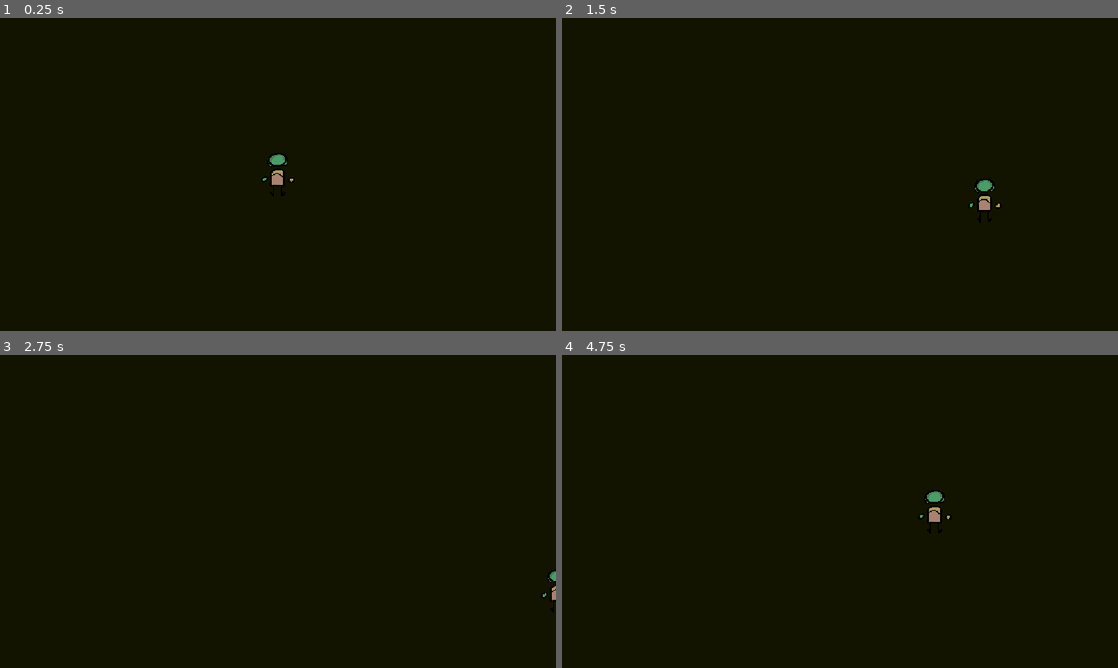
Above: before the commit, frames 1-4 (two rows, left to right).
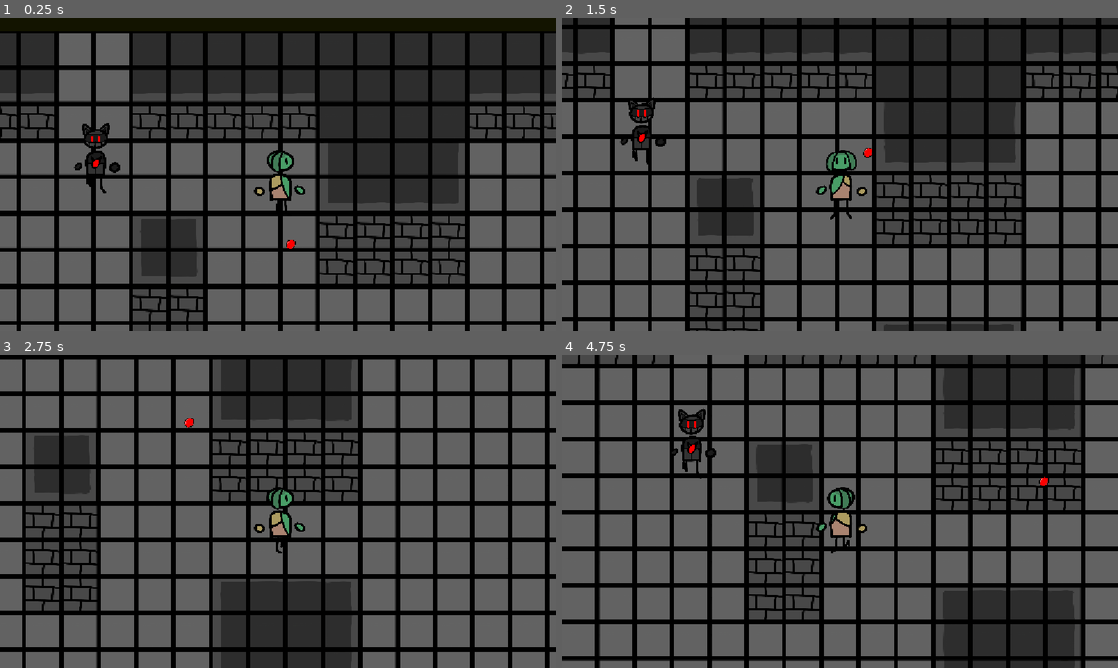
Above: after the commit, the same moments.

Repository: TheSoupIsHere/Game-Jam-Project
Game: Godot game, scene res://Scenes/testing.tscn
The game is run twice, just before and just after one commit, with the same random seed, the same clock (stepped at 60 frames per second) and the same inputs. Before the commit the project starts from res://Scenes/main.tscn.
Inputs (mouse positions are in pixels of both pictures, inside the frame that each line leads up to):
- Up to frame 1 (0.25 s): no input
- Up to frame 2 (1.5 s): move the mouse to (962, 158) at 0.52 s; hold D (ui_right) 0.53-1.28 s; hold Shift (Shift) 0.53-1.28 s; click (962, 158) at 0.67 s; move the mouse to (728, 190) at 1.27 s; hold S (ui_down) from 1.28 s (still down); tap Shift (Shift) at 1.35 s
- Up to frame 3 (2.75 s): move the mouse to (333, 442) at 2.02 s; release S (ui_down) at 2.03 s; hold D (ui_right) from 2.03 s (still down); hold Shift (Shift) from 2.03 s (still down)
- Up to frame 4 (4.75 s): move the mouse to (812, 574) at 2.77 s; release D (ui_right) at 2.78 s; release Shift (Shift) at 2.78 s; hold W (ui_up) 2.78-3.53 s; tap Shift (Shift) at 2.85, 4.35 s; click (812, 574) at 2.92 s; move the mouse to (1006, 558) at 3.52 s; hold Shift (Shift) 3.53-4.28 s; hold A (ui_left) from 3.53 s (still down); move the mouse to (673, 464) at 4.27 s

The runs differ from the first frame. In frame 1, 71% of the frame differs, in the area x 0-100%, y 4-100%; in frame 2, 73%; in frame 3, 75%; in frame 4, 75%, in the area x 0-100%, y 0-100%.

Commit message:
Update project.godot

Diff:
--- a/project.godot
+++ b/project.godot
@@ -11,7 +11,7 @@
 [application]
 
 config/name="Game Jam Project"
-run/main_scene="uid://b0peeglf2f61b"
+run/main_scene="uid://bkiobmx1bybxd"
 config/features=PackedStringArray("4.7", "GL Compatibility")
 config/icon="res://icon.svg"
 
